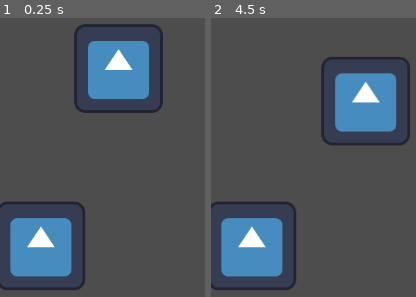
Above: before the commit, frames 1-2 (left to right).
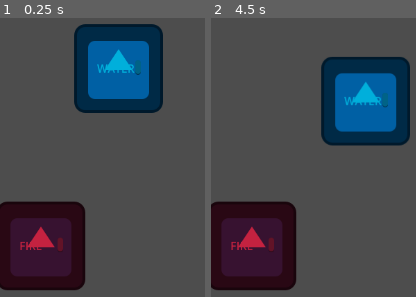
Above: after the commit, the same moments.

Repository: van9md/cardgame
Game: Godot game, scene res://levels/level.tscn
Two runs of this game, one before a commit and one after it. Both use one fixed random seed, a clock stepped at 60 frames per second and the inputs below. The engine's default icon, where the game draws it, is replaced by a stand-in: a white triangle on a blue panel in a dark square.
Inputs (mouse positions are in pixels of both pictures, inside the frame that each line leads up to):
- Up to frame 1 (0.25 s): no input
- Up to frame 2 (4.5 s): tap Enter at 0.5, 2, 3.5 s; move the mouse to (outside the picture) at 0.52 s; click (outside the picture) at 0.6 s; tap Space at 1.25, 2.75, 4.25 s; move the mouse to (outside the picture) at 1.27 s; click (outside the picture) at 1.35 s; move the mouse to (outside the picture) at 2.02 s; click (outside the picture) at 2.1 s; move the mouse to (outside the picture) at 2.77 s; click (outside the picture) at 2.85 s; move the mouse to (outside the picture) at 3.52 s; click (outside the picture) at 3.6 s; move the mouse to (370, 104) at 4.27 s; click (370, 104) at 4.35 s

The runs differ from the first frame. In frame 1, 27% of the frame differs, in the area x 0-80%, y 2-98%; in frame 2, 26%.

Commit message:
area colision
label,color change
area colision

Diff:
--- /dev/null
+++ b/cards/Label.gd
@@ -0,0 +1,11 @@
+extends RichTextLabel
+
+
+# Called when the node enters the scene tree for the first time.
+func _ready():
+	get_node(".")
+
+
+# Called every frame. 'delta' is the elapsed time since the previous frame.
+func _process(delta):
+	pass
--- a/cards/card.gd
+++ b/cards/card.gd
@@ -1,6 +1,13 @@
 extends Node2D
 var selected = false
+var element_top= ""
+@export var element: String = "element"
+@export var color:Color
 
+
+func _ready():
+	get_node("Icon/Area2D/Label").text = element
+	get_node("Icon").set_modulate(color)
 func _physics_process(delta):
 	if selected:
 		global_position = lerp(global_position, get_global_mouse_position(),25*delta)
@@ -14,3 +21,9 @@
 func _on_control_gui_input(event):
 	if Input.is_action_just_pressed("click"):
 		selected = true
+
+
+func _on_area_2d_area_entered(area):
+	if selected == false:
+		element_top = area.get_node("Label").text
+		print(element_top," entered ", element)
--- a/cards/card.tscn
+++ b/cards/card.tscn
@@ -1,28 +1,42 @@
-[gd_scene load_steps=4 format=3 uid="uid://bkyskuq4cwhal"]
+[gd_scene load_steps=5 format=3 uid="uid://bkyskuq4cwhal"]
 
 [ext_resource type="Script" path="res://cards/card.gd" id="1_cafm8"]
 [ext_resource type="Texture2D" uid="uid://bo8iphij21lfp" path="res://icon.svg" id="1_np5og"]
 
+[sub_resource type="CanvasItemMaterial" id="CanvasItemMaterial_kqnc6"]
+
 [sub_resource type="RectangleShape2D" id="RectangleShape2D_v8hcd"]
 size = Vector2(128, 128)
 
-[node name="card" type="Node2D"]
+[node name="card" type="Node2D" groups=["card"]]
 script = ExtResource("1_cafm8")
+color = Color(0.92549, 0.470588, 0.556863, 1)
 
 [node name="Icon" type="Sprite2D" parent="."]
+material = SubResource("CanvasItemMaterial_kqnc6")
 texture = ExtResource("1_np5og")
 
-[node name="Control" type="Control" parent="Icon"]
+[node name="Area2D" type="Area2D" parent="Icon"]
+position = Vector2(-64, -64)
+
+[node name="Label" type="RichTextLabel" parent="Icon/Area2D"]
+offset_left = 33.0
+offset_top = 52.0
+offset_right = 96.0
+offset_bottom = 73.0
+bbcode_enabled = true
+text = "WATER"
+
+[node name="Control" type="Control" parent="Icon/Area2D"]
 layout_mode = 3
 anchors_preset = 0
-offset_left = -64.0
-offset_top = -64.0
-offset_right = 64.0
-offset_bottom = 64.0
+offset_right = 128.0
+offset_bottom = 128.0
 metadata/_edit_use_anchors_ = true
 
-[node name="CollisionShape2D" type="CollisionShape2D" parent="Icon/Control"]
+[node name="CollisionShape2D" type="CollisionShape2D" parent="Icon/Area2D"]
 position = Vector2(64, 64)
 shape = SubResource("RectangleShape2D_v8hcd")
 
-[connection signal="gui_input" from="Icon/Control" to="." method="_on_control_gui_input"]
+[connection signal="area_entered" from="Icon/Area2D" to="." method="_on_area_2d_area_entered"]
+[connection signal="gui_input" from="Icon/Area2D/Control" to="." method="_on_control_gui_input"]
--- /dev/null
+++ b/levels/level.gd
@@ -0,0 +1,11 @@
+extends Node2D
+
+
+# Called when the node enters the scene tree for the first time.
+func _ready():
+	pass # Replace with function body.
+
+
+# Called every frame. 'delta' is the elapsed time since the previous frame.
+func _process(delta):
+	pass
--- a/levels/level.tscn
+++ b/levels/level.tscn
@@ -1,11 +1,17 @@
-[gd_scene load_steps=2 format=3 uid="uid://cftt7ly1r6s3u"]
+[gd_scene load_steps=3 format=3 uid="uid://cftt7ly1r6s3u"]
 
 [ext_resource type="PackedScene" uid="uid://bkyskuq4cwhal" path="res://cards/card.tscn" id="1_jr53a"]
+[ext_resource type="Script" path="res://levels/level.gd" id="1_sy437"]
 
 [node name="level" type="Node2D"]
+script = ExtResource("1_sy437")
 
 [node name="card" parent="." instance=ExtResource("1_jr53a")]
 position = Vector2(171, 174)
+element = "WATER"
+color = Color(0, 0.686275, 0.858824, 1)
 
 [node name="card2" parent="." instance=ExtResource("1_jr53a")]
 position = Vector2(59, 430)
+element = "FIRE"
+color = Color(0.768627, 0.133333, 0.25098, 1)
